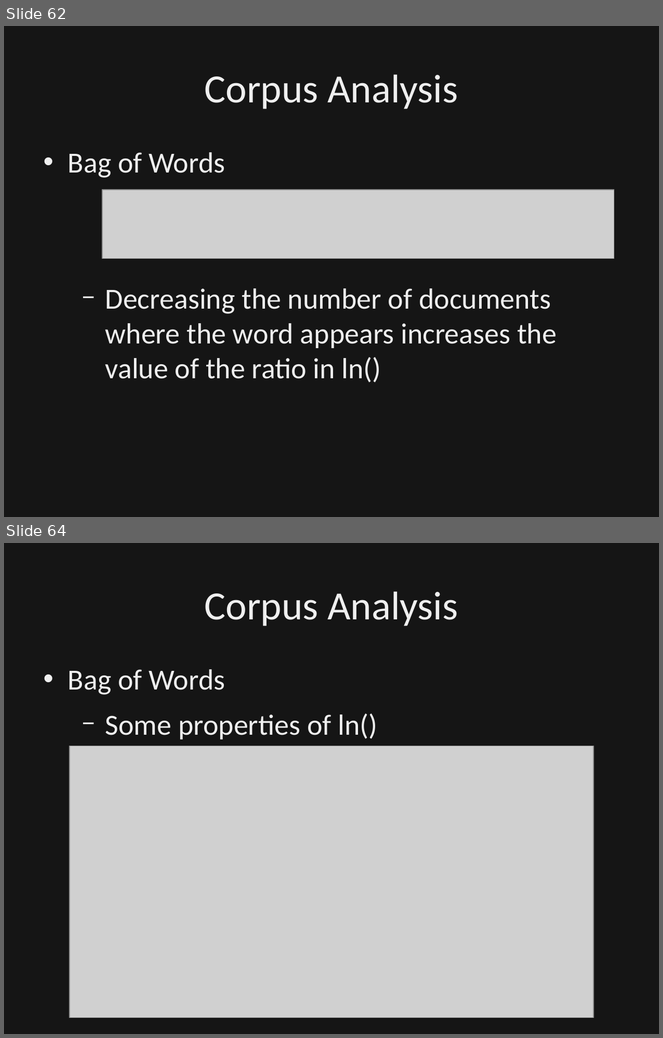
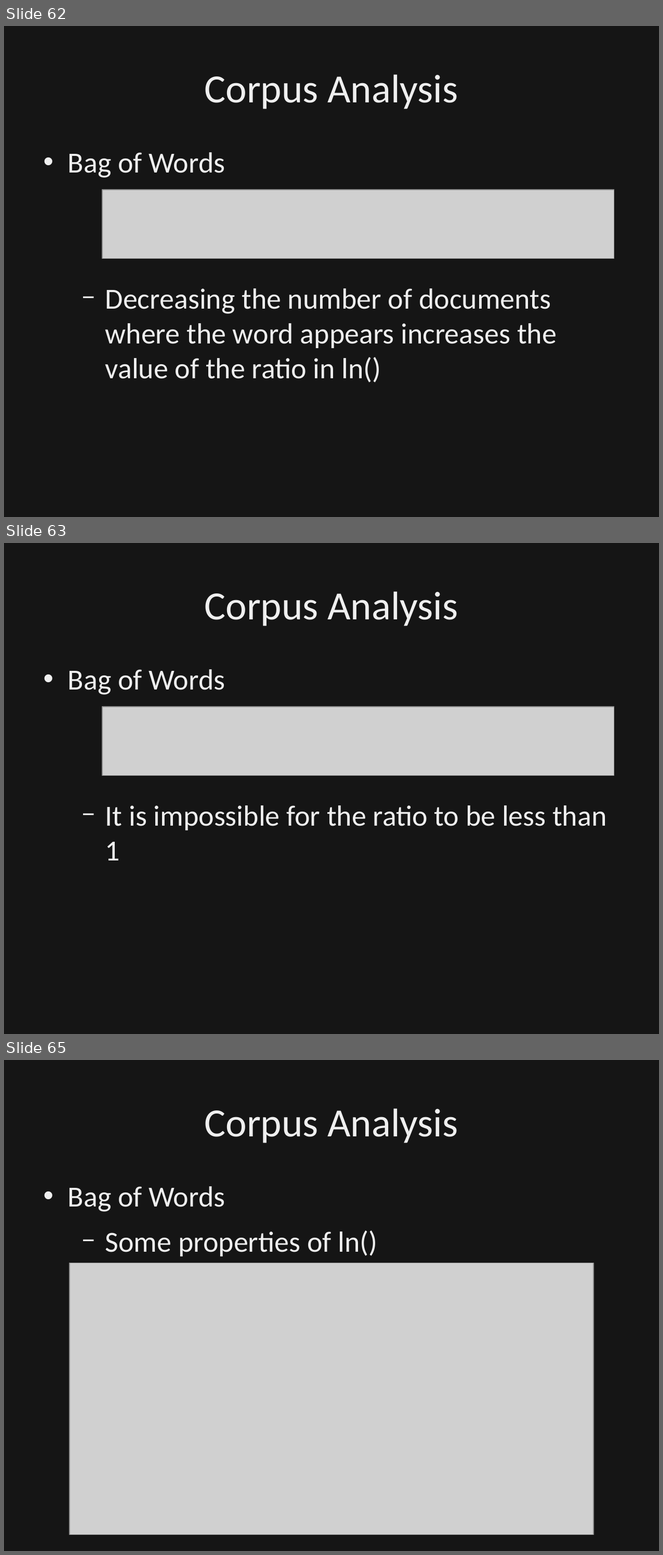
Before and after one commit to dbowmans46/PracticalProgramming, a slide deck: Session 7 - Python/Instructional Material/Session 7 - Python Brief Intro to NLP.odp. Shown one above the other, each under a label of ours: slides 62 and 64 before the commit, slides 62, 63 and 65 after it; the slides between them are not shown. The pictures are 663x1038 and 663x1555 pixels, drawn with LibreOffice and Linux fonts; fonts in the diff are those of the drawing; grey boxes stand for pictures; background and template pictures are left out; a plain dark background stands for a picture behind light text. Boxes give left, top, right and bottom in pixels: in the first picture for what was removed or moved away, otherwise in the second. Text is boxed around its words. In the diff, an @@ line names an element or a change of style, - is before the commit and + after.

Commit message:
Clarified equation variables.  Fixed words to tokens in features of data set.

```diff
--- a/Session 7 - Python/Instructional Material/Session 7 - Python Brief Intro to NLP.odp
+++ b/Session 7 - Python/Instructional Material/Session 7 - Python Brief Intro to NLP.odp
@@ slide 63 added at (4, 543, 659, 1034), background picture (left out) @@
@@ rectangle added at (4, 543, 659, 1034), fill #000000 at 50% opacity, outline #000000 0 pt @@
@@ title added at (204, 591, 458, 626), 44 pt, text #EFEFEF @@
+Corpus Analysis
@@ text added at (68, 669, 607, 861), 32 pt, text #EFEFEF @@
+• Bag of Words
+  − It is impossible for the ratio to be less than 1
@@ picture added at (102, 707, 614, 775) @@
@@ what was slide 64 is now slide 65 @@
```
Also in this commit, not shown: 7 slides changed.
